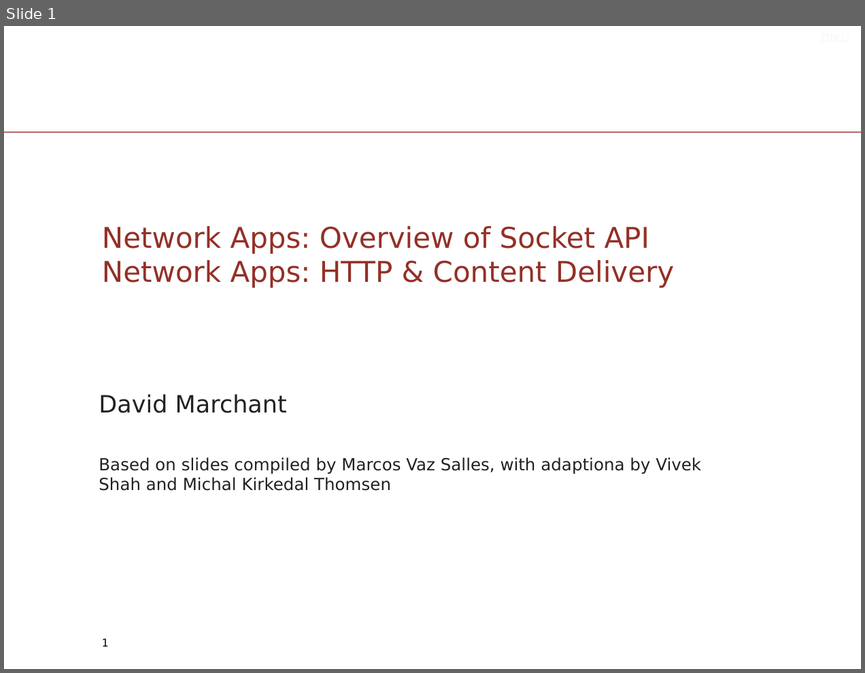
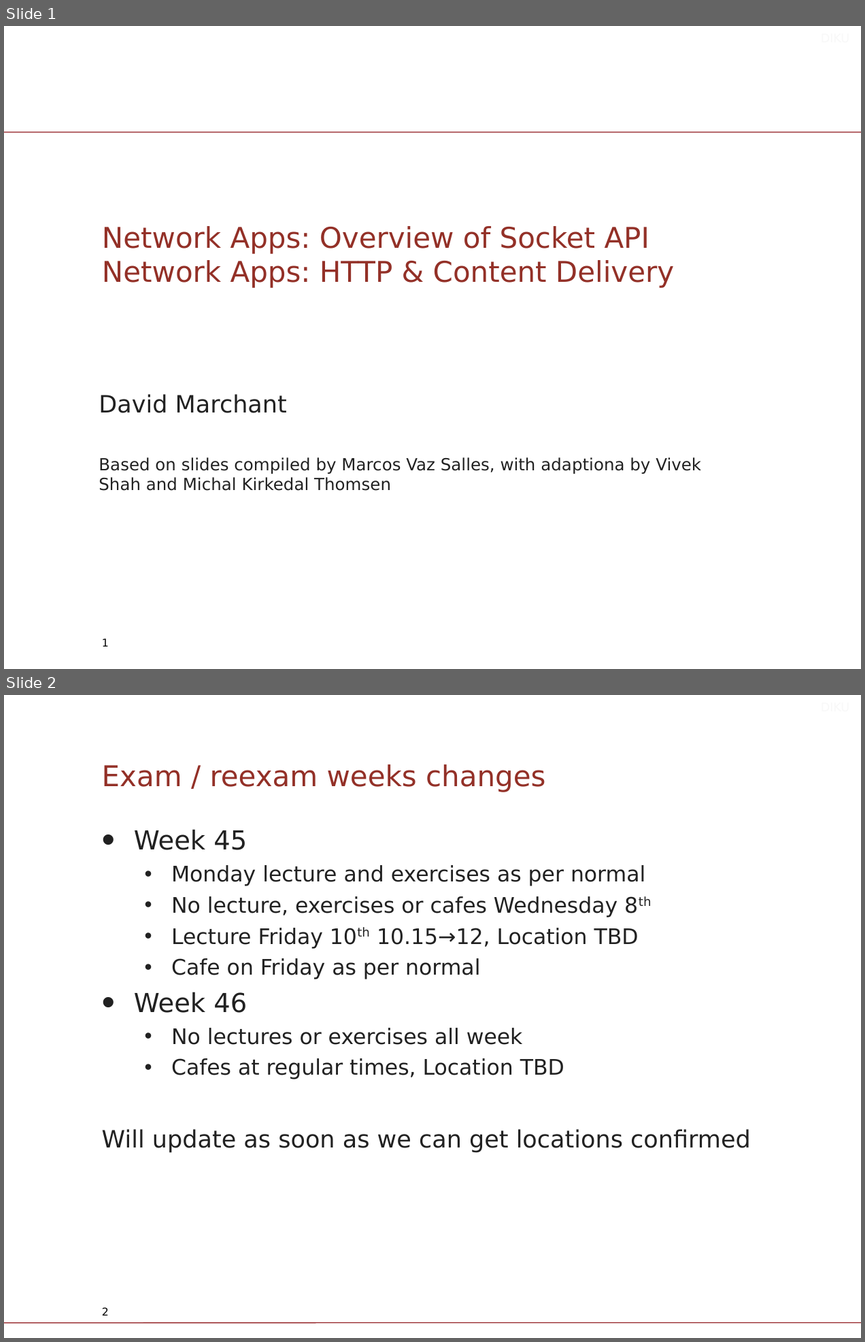
Before and after one commit to diku-compSys/compSys-e2023-pub, a slide deck: lectures/23-11-01_http_caching_and_content_distribution/slides.odp. Shown one above the other, each under a label of ours: slide 1 before the commit, slides 1 and 2 after it. The pictures are 865x673 and 865x1342 pixels, drawn with LibreOffice and Linux fonts; fonts in the diff are those of the drawing; background and template pictures are left out. Boxes give left, top, right and bottom in pixels: in the first picture for what was removed or moved away, otherwise in the second. Text is boxed around its words. In the diff, an @@ line names an element or a change of style, - is before the commit and + after.

```diff
--- a/lectures/23-11-01_http_caching_and_content_distribution/slides.odp
+++ b/lectures/23-11-01_http_caching_and_content_distribution/slides.odp
@@ slide 2 added at (4,695,861,1338), background #FFFFFF @@
@@ text added at (272,695,858,720), 10 pt, text #F8F8F8 @@
+DIKU
@@ title added at (102,764,545,792), 24 pt, text #933027 @@
+Exam / reexam weeks changes
@@ text added at (102,829,751,1153), 18 pt, text #212121 @@
+• Week 45
+  • Monday lecture and exercises as per normal
+  • No lecture, exercises or cafes Wednesday 8th
+  • Lecture Friday 10th 10.15→12, Location TBD
+  • Cafe on Friday as per normal
+• Week 46
+  • No lectures or exercises all week
+  • Cafes at regular times, Location TBD
+Will update as soon as we can get locations confirmed
@@ line added from (861, 1322) to (4, 1322), #901A1E 0.74 pt @@
@@ page number added at (102,1307,109,1315), 9 pt, text #000000 @@
+2
```
Also in this commit, not shown: 4 slides changed, 1 slide removed, 5 other files.
